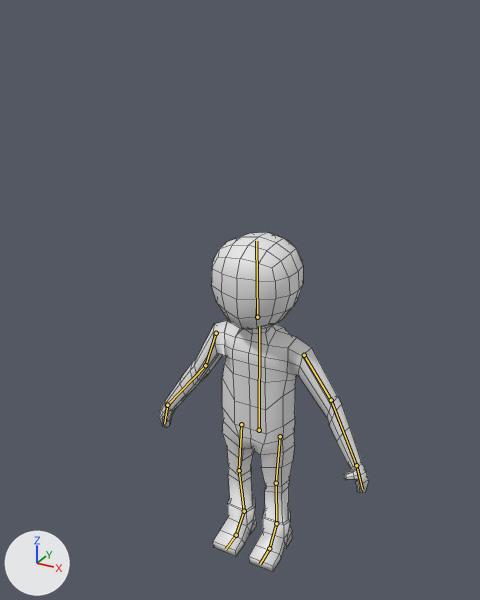
What one commit did to the Blender file Le perso animé.blend.
Before and after are seen from a 50 mm lens placed at (10.4, -20.4, 14.0), pointed at (0.0, -1.5, 4.5). Every picture has the same lights, and +X, +Y and +Z are marked at lower left. The bones that bend it are drawn over the model as lines. Mesh edges are drawn as thin lines.
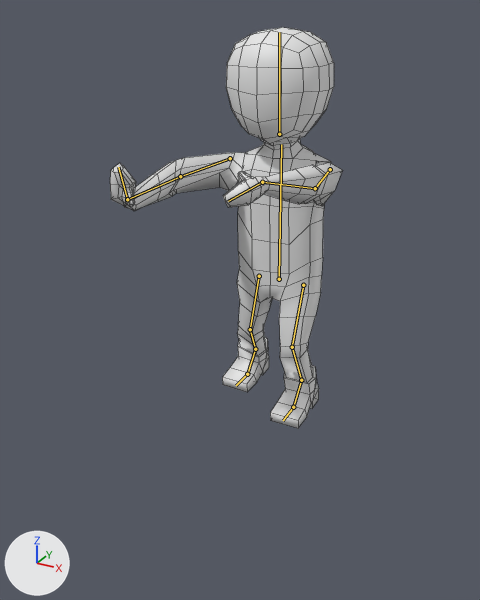
The newer file adds an action. The first version stands in its rest pose; the second is drawn at frame 10 of the action 'Baton magique'.

The edits, one by one:
Bone 'Corps' (bone_corps) moves from (0.0, 0.0, 0.0) to (0.98, 7.03, 0.38).
Bone 'Bras.R' (bone_bras_r) moves from (0.0, 0.0, 0.0) to (0.04, -0.07, -0.02).
Bone 'Bras.R' (bone_bras_r) turns from (0, 0, 0) to (95, 0, 0) degrees about its own x, y and z.
Bone 'Avant-Bras.R' (bone_avant_bras_r) turns from (0, 0, 0) to (-18, -5, -27) degrees about its own x, y and z.
Bone 'Main.R' (bone_main_r) turns from (0, 0, 0) to (89, -63, 16) degrees about its own x, y and z.
Bone 'Bras.L' (bone_bras_l) moves from (0.0, 0.0, 0.0) to (0.1, -0.15, -0.06).
Bone 'Bras.L' (bone_bras_l) turns from (0, 0, 0) to (100, 0, 0) degrees about its own x, y and z.
Bone 'Avant-Bras.L' (bone_avant_bras_l) turns from (0, 0, 0) to (-19, -18, 17) degrees about its own x, y and z.
Bone 'Tete' (bone_tete) moves from (0.0, 0.0, 0.0) to (-0.02, -0.08, 0.0).
Bone 'Pied fixe.L' (bone_pied_fixe_l) moves from (0.0, 0.0, 0.0) to (-0.84, -5.74, 4.94).
Bone 'Pied fixe.R' (bone_pied_fixe_r) moves from (0.0, 0.0, 0.0) to (-0.07, -6.58, 4.17).

Boxes (x1, y1, x2, y2) around the edits, measured in the pictures (480 x 600 px):
'Cube', posed (11% wider, 15% taller): before (159, 321, 369, 572); after (110, 139, 343, 428)
'Cube.001', posed (18% wider, 22% taller): before (212, 232, 303, 329); after (226, 27, 334, 146)
bone 'Corps', root to tip: before (259, 430) to (259, 326); after (279, 279) to (281, 144)
bone 'Bras.R', root to tip: before (216, 333) to (205, 365); after (230, 158) to (180, 176)
bone 'Avant-Bras.R', root to tip: before (205, 365) to (167, 405); after (180, 176) to (127, 199)
bone 'Main.R', root to tip: before (167, 405) to (164, 423); after (127, 199) to (118, 167)
bone 'Bras.L', root to tip: before (304, 355) to (331, 400); after (330, 169) to (315, 188)
bone 'Avant-Bras.L', root to tip: before (331, 400) to (356, 465); after (315, 188) to (262, 182)
bone 'Tete', root to tip: before (257, 317) to (256, 241); after (279, 134) to (279, 32)
